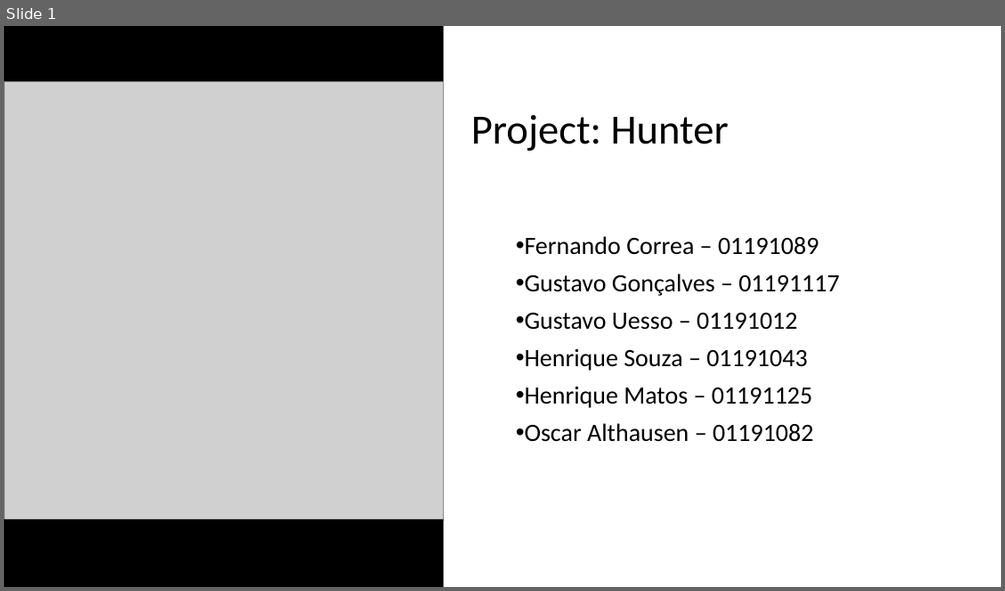
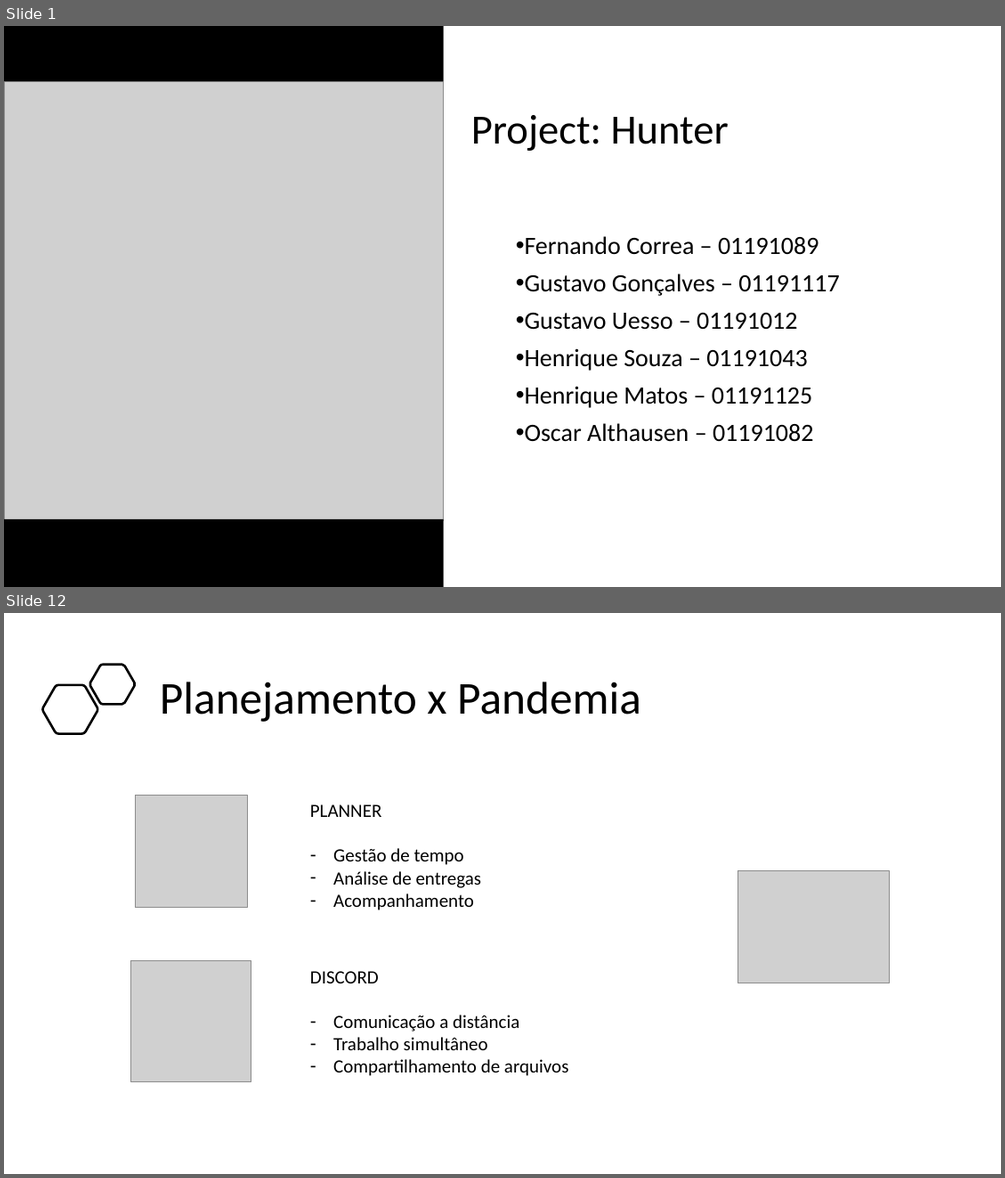
Before and after one commit to BandTec/project-hunter, a slide deck: Documentação/Apresentação - Sprint 3.pptx. Shown one above the other, each under a label of ours: slide 1 before the commit, slides 1 and 12 after it; the slides between them are not shown. The pictures are 1005x591 and 1005x1178 pixels, drawn with LibreOffice and Linux fonts; fonts in the diff are those of the drawing; grey boxes stand for pictures. Boxes give left, top, right and bottom in pixels: in the first picture for what was removed or moved away, otherwise in the second. Text is boxed around its words. In the diff, an @@ line names an element or a change of style, - is before the commit and + after.

```diff
--- a/Documentação/Apresentação - Sprint 3.pptx
+++ b/Documentação/Apresentação - Sprint 3.pptx
@@ slide 12 added at [4, 613, 1001, 1174], background #FFFFFF @@
@@ freeform shape added at [90, 665, 135, 705], outline #000000 2.25 pt @@
@@ freeform shape added at [43, 685, 98, 733], outline #000000 2.25 pt @@
@@ title added at [160, 682, 641, 722], 44 pt, text #000000 @@
+Planejamento x Pandemia
@@ picture added at [135, 795, 247, 907] @@
@@ text added at [310, 804, 482, 910], 18 pt, text #000000 @@
+PLANNER
+– Gestão de tempo
+– Análise de entregas
+– Acompanhamento
@@ picture added at [738, 871, 890, 983] @@
@@ picture added at [130, 961, 251, 1082] @@
@@ text added at [310, 971, 568, 1076], 18 pt, text #000000 @@
+DISCORD
+– Comunicação a distância
+– Trabalho simultâneo
+– Compartilhamento de arquivos
```
Also in this commit, not shown: 11 slides changed, 4 other slides added, 5 slides removed, 6 other files.
